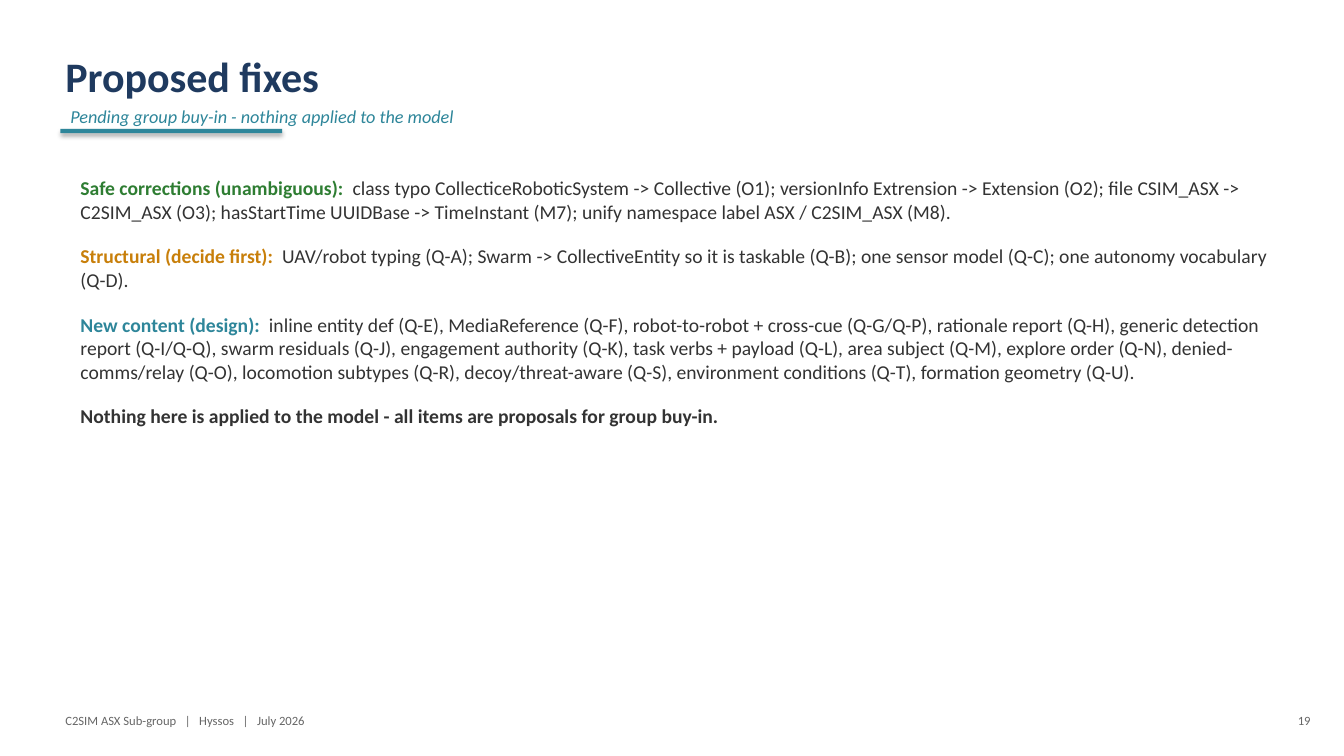
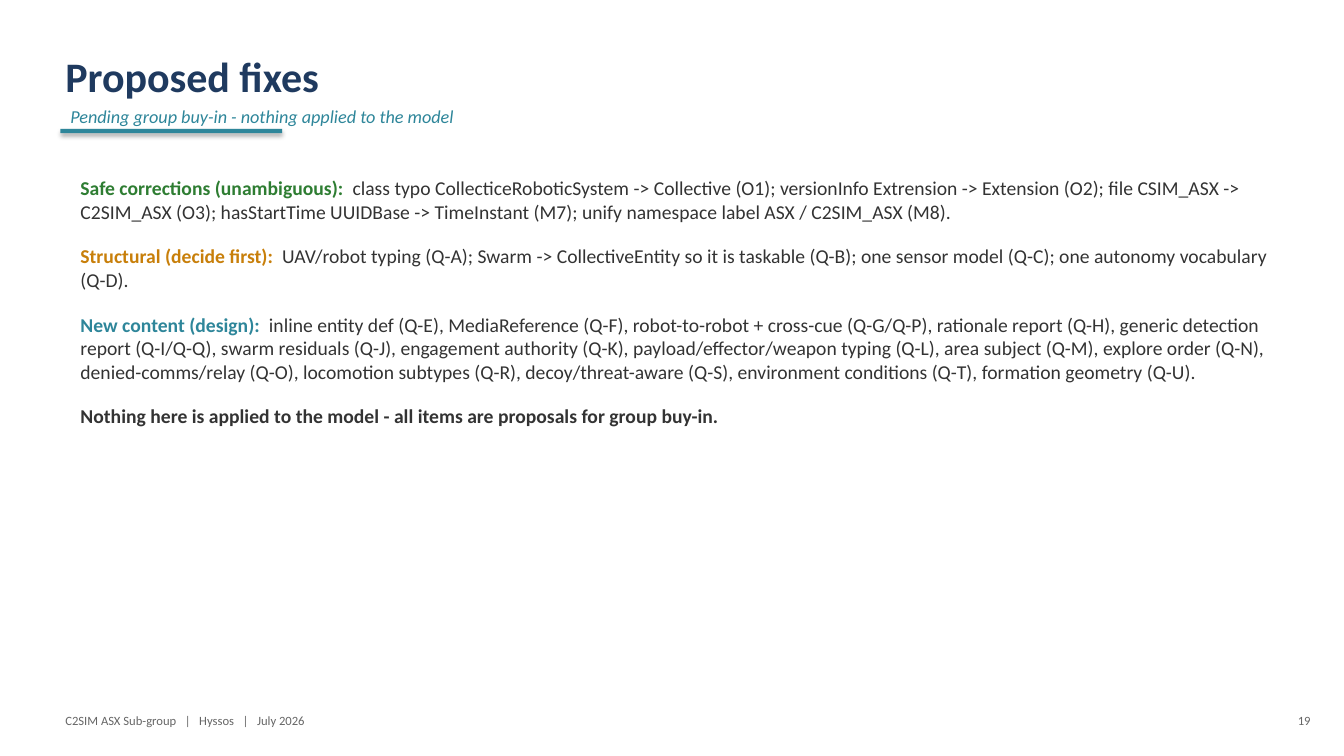
Before and after one commit to hyssostech/C2SIMArtifacts, a slide deck: slide 19 of Subgroups/ASX/InstantiationReview/ASX-Instantiation-Findings.pptx. Drawn at 1344x756 pixels with LibreOffice and Linux fonts; fonts in the diff are those of the drawing. Boxes give left, top, right and bottom in pixels: in the first picture for what was removed or moved away, otherwise in the second. Text is boxed around its words. In the diff, an @@ line names an element or a change of style, - is before the commit and + after.

```diff
--- a/Subgroups/ASX/InstantiationReview/ASX-Instantiation-Findings.pptx
+++ b/Subgroups/ASX/InstantiationReview/ASX-Instantiation-Findings.pptx
@@ text at <box>80,317,1264,383</box>: text changed @@
-New content (design): inline entity def (Q-E), MediaReference (Q-F), robot-to-robot + cross-cue (Q-G/Q-P), rationale report (Q-H), generic detection report (Q-I/Q-Q), swarm residuals (Q-J), engagement authority (Q-K), task verbs + payload (Q-L), area subject (Q-M), explore order (Q-N), denied-comms/relay (Q-O), locomotion subtypes (Q-R), decoy/threat-aware (Q-S), environment conditions (Q-T), formation geometry (Q-U).
+New content (design): inline entity def (Q-E), MediaReference (Q-F), robot-to-robot + cross-cue (Q-G/Q-P), rationale report (Q-H), generic detection report (Q-I/Q-Q), swarm residuals (Q-J), engagement authority (Q-K), payload/effector/weapon typing (Q-L), area subject (Q-M), explore order (Q-N), denied-comms/relay (Q-O), locomotion subtypes (Q-R), decoy/threat-aware (Q-S), environment conditions (Q-T), formation geometry (Q-U).
```
Also in this commit, not shown: 6 other slides changed, 8 other files.
